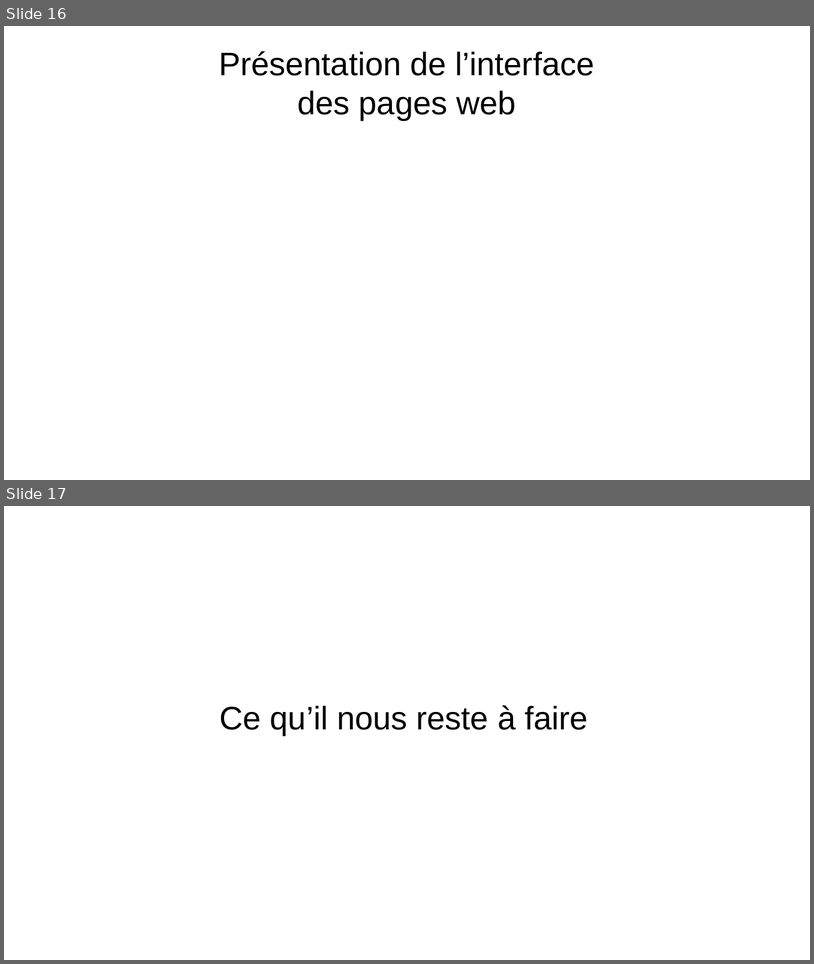
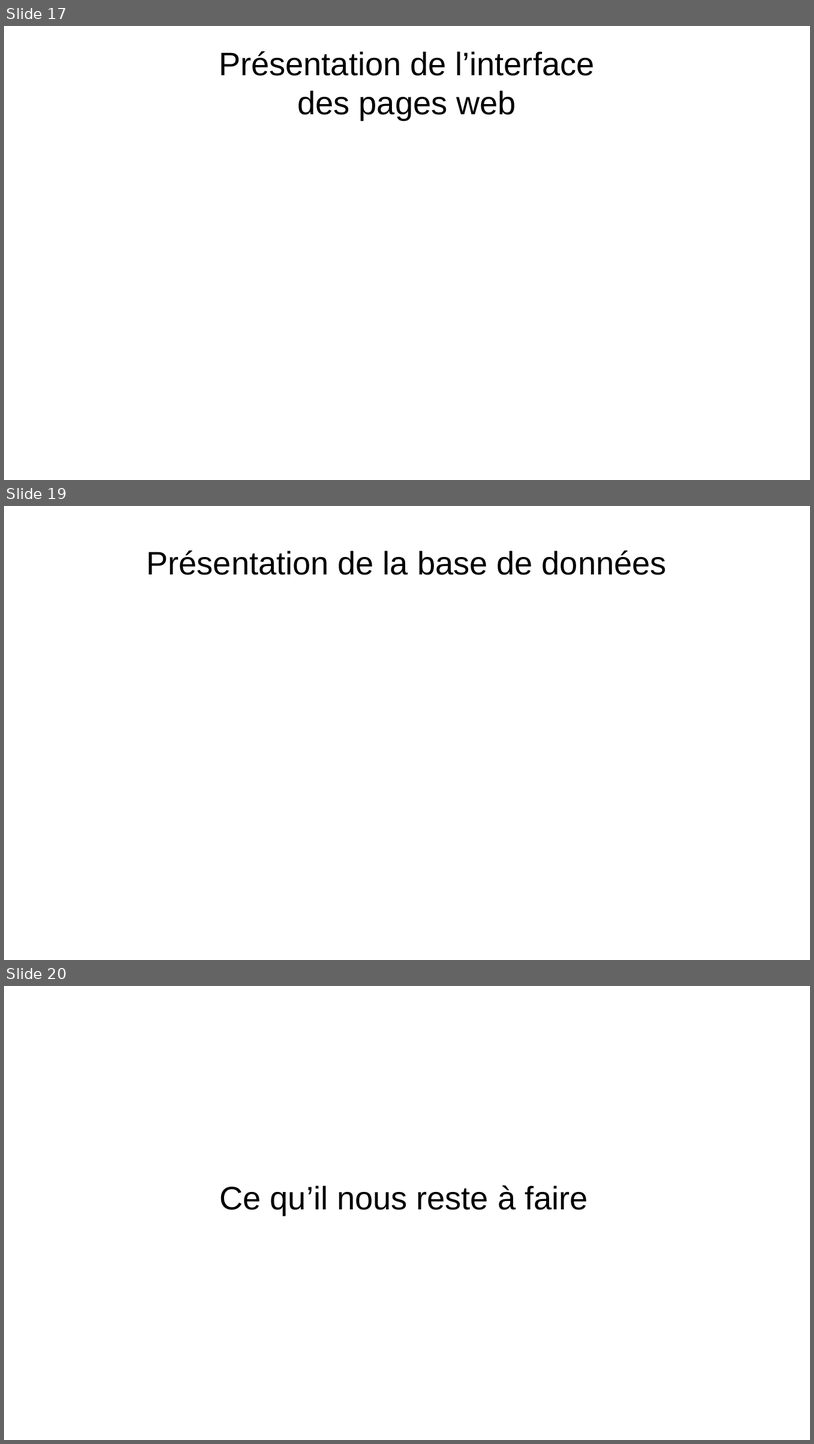
Before and after one commit to Gabin221/Tracking-BLE-documents, a slide deck: Revues/Revues1/presentation_yahya_andrea_gabin.odp. Shown one above the other, each under a label of ours: slides 16 and 17 before the commit, slides 17, 19 and 20 after it; the slides between them are not shown. The pictures are 814x964 and 814x1444 pixels, drawn with LibreOffice and Linux fonts; fonts in the diff are those of the drawing. Boxes give left, top, right and bottom in pixels: in the first picture for what was removed or moved away, otherwise in the second. Text is boxed around its words. In the diff, an @@ line names an element or a change of style, - is before the commit and + after.

```diff
--- a/Revues/Revues1/presentation_yahya_andrea_gabin.odp
+++ b/Revues/Revues1/presentation_yahya_andrea_gabin.odp
@@ slide 19 added at [4,506,810,960], background #FFFFFF @@
@@ title added at [147,550,667,575], 32 pt, text #000000 @@
+Présentation de la base de données
@@ what was slide 16 is now slide 17 @@
@@ what was slide 17 is now slide 20 @@
```
Also in this commit, not shown: 1 slide changed, 2 other slides added, 1 other file.
